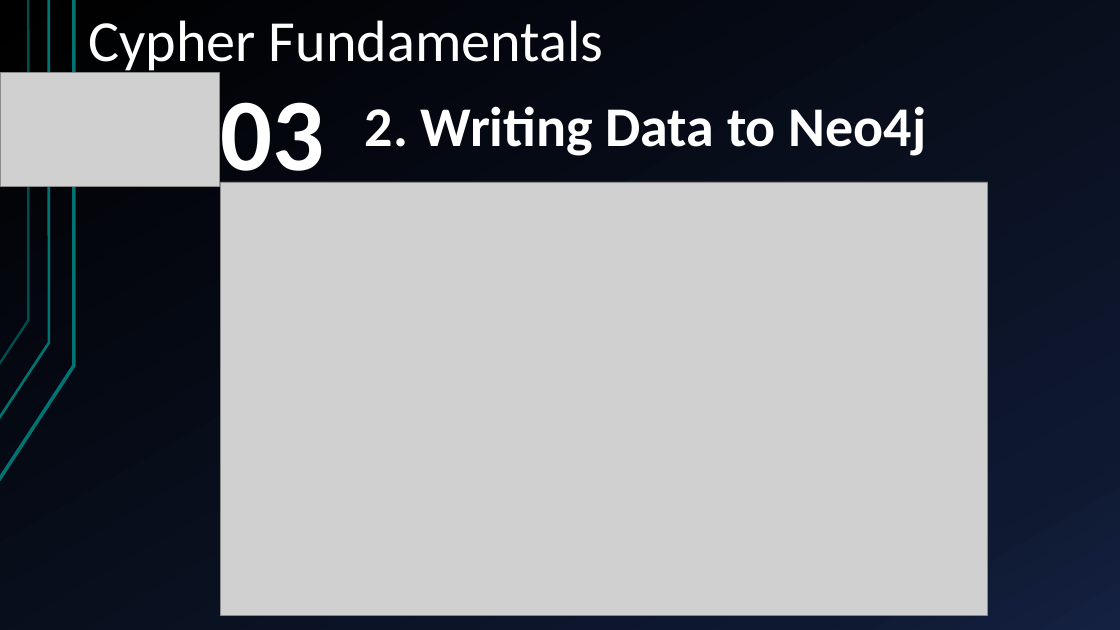
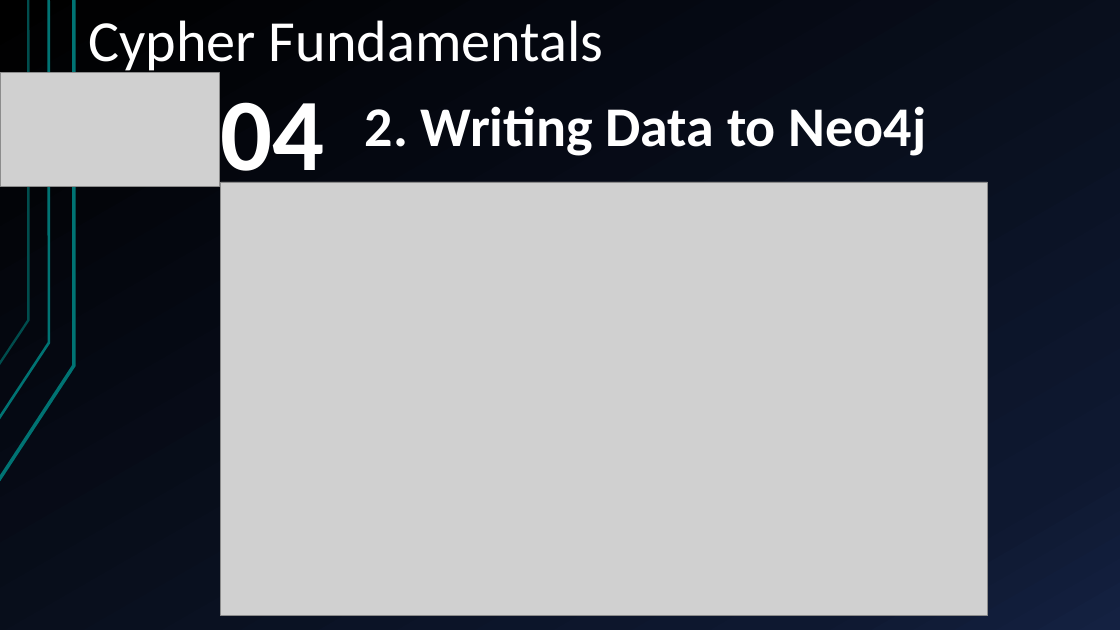
Before and after one commit to yasenstar/learn_graphdb, a slide deck: slide 5 of neo4j/cypher_fundamentals/Cypher_Fundamentals.pptx. Drawn at 1120x630 pixels with LibreOffice and Linux fonts; fonts in the diff are those of the drawing; grey boxes stand for pictures. Boxes give left, top, right and bottom in pixels: in the first picture for what was removed or moved away, otherwise in the second. Text is boxed around its words. In the diff, an @@ line names an element or a change of style, - is before the commit and + after.

```diff
--- a/neo4j/cypher_fundamentals/Cypher_Fundamentals.pptx
+++ b/neo4j/cypher_fundamentals/Cypher_Fundamentals.pptx
@@ text at box(220, 102, 324, 194): text changed @@
-03
+04
```
Also in this commit, not shown: 2 slides added, 1 other file.
